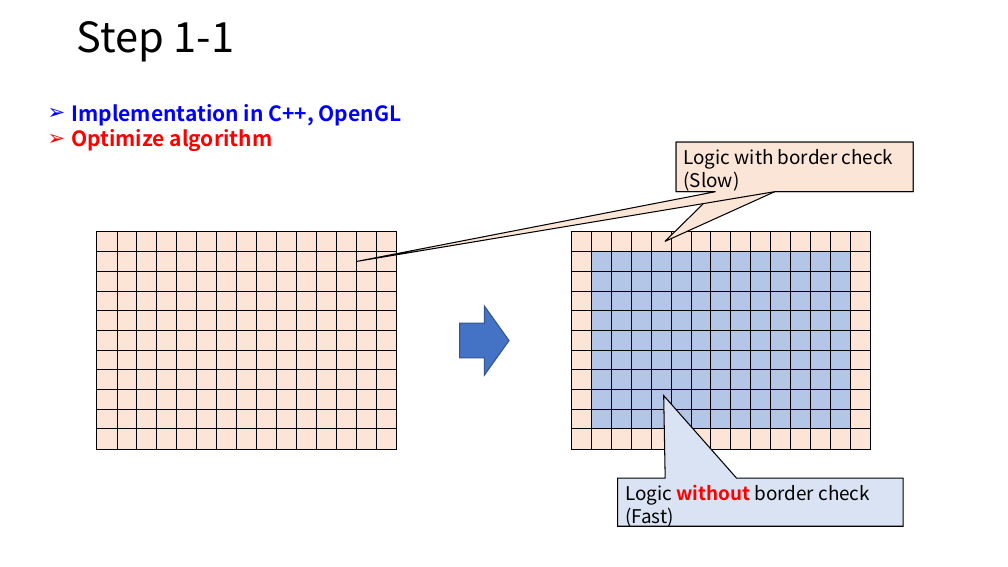
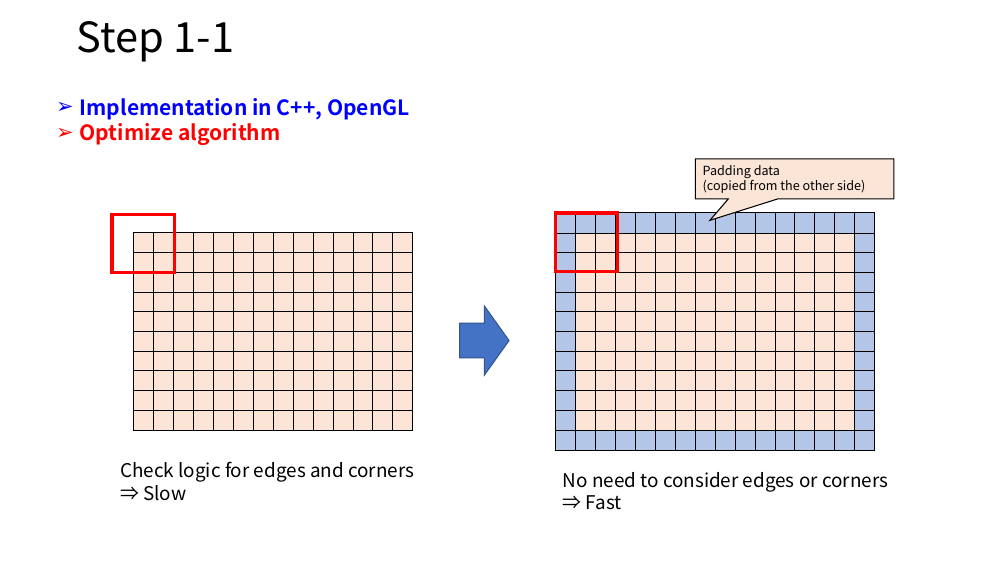
Before and after one commit to iwatake2222/FastGameOfLife, a slide deck: slide 5 of 00_doc/LifeGameFast.pptx. Drawn at 1008x567 pixels with LibreOffice and Linux fonts; fonts in the diff are those of the drawing. Boxes give left, top, right and bottom in pixels: in the first picture for what was removed or moved away, otherwise in the second. Text is boxed around its words. In the diff, an @@ line names an element or a change of style, - is before the commit and + after.

```diff
--- a/00_doc/LifeGameFast.pptx
+++ b/00_doc/LifeGameFast.pptx
@@ text "Implementation in C++, OpenGL": place and size @@
-text "Implementation in C++, OpenGL" at box(71, 104, 402, 151)
+text "Implementation in C++, OpenGL" at box(80, 98, 410, 145)
@@ speech box removed at box(676, 142, 913, 192) @@
-Logic with border check
-(Slow)
@@ speech box "Padding data": place and size @@
-speech box "Padding data" at box(676, 142, 913, 192)
+speech box "Padding data" at box(696, 159, 895, 199)
@@ speech box "Padding data" at box(696, 159, 895, 199): proportions changed @@
@@ text in speech box at box(703, 165, 865, 193): text changed; size 18 to 12 pt @@
-Logic with border check
-(Slow)
+Padding data
+(copied from the other side)
@@ rectangle added at box(112, 214, 174, 272), outline #FF0000 3 pt @@
@@ table at box(133, 233, 408, 430) @@
- |  |  |  |  |  |  |  |  |  |  |  |  |  | 
- |  |  |  |  |  |  |  |  |  |  |  |  |  | 
- |  |  |  |  |  |  |  |  |  |  |  |  |  | 
- |  |  |  |  |  |  |  |  |  |  |  |  |  | 
- |  |  |  |  |  |  |  |  |  |  |  |  |  | 
- |  |  |  |  |  |  |  |  |  |  |  |  |  | 
- |  |  |  |  |  |  |  |  |  |  |  |  |  | 
- |  |  |  |  |  |  |  |  |  |  |  |  |  | 
- |  |  |  |  |  |  |  |  |  |  |  |  |  | 
- |  |  |  |  |  |  |  |  |  |  |  |  |  | 
- |  |  |  |  |  |  |  |  |  |  |  |  |  | 
+ |  |  |  |  |  |  |  |  |  |  |  |  | 
+ |  |  |  |  |  |  |  |  |  |  |  |  | 
+ |  |  |  |  |  |  |  |  |  |  |  |  | 
+ |  |  |  |  |  |  |  |  |  |  |  |  | 
+ |  |  |  |  |  |  |  |  |  |  |  |  | 
+ |  |  |  |  |  |  |  |  |  |  |  |  | 
+ |  |  |  |  |  |  |  |  |  |  |  |  | 
+ |  |  |  |  |  |  |  |  |  |  |  |  | 
+ |  |  |  |  |  |  |  |  |  |  |  |  | 
+ |  |  |  |  |  |  |  |  |  |  |  |  | 
@@ table: place and size @@
-table at box(97, 232, 392, 450)
+table at box(133, 233, 408, 430)
@@ table at box(556, 212, 870, 451) @@
- |  |  |  |  |  |  |  |  |  |  |  |  |  | 
- |  |  |  |  |  |  |  |  |  |  |  |  |  | 
- |  |  |  |  |  |  |  |  |  |  |  |  |  | 
- |  |  |  |  |  |  |  |  |  |  |  |  |  | 
- |  |  |  |  |  |  |  |  |  |  |  |  |  | 
- |  |  |  |  |  |  |  |  |  |  |  |  |  | 
- |  |  |  |  |  |  |  |  |  |  |  |  |  | 
- |  |  |  |  |  |  |  |  |  |  |  |  |  | 
- |  |  |  |  |  |  |  |  |  |  |  |  |  | 
- |  |  |  |  |  |  |  |  |  |  |  |  |  | 
- |  |  |  |  |  |  |  |  |  |  |  |  |  | 
+ |  |  |  |  |  |  |  |  |  |  |  |  |  |  | 
+ |  |  |  |  |  |  |  |  |  |  |  |  |  |  | 
+ |  |  |  |  |  |  |  |  |  |  |  |  |  |  | 
+ |  |  |  |  |  |  |  |  |  |  |  |  |  |  | 
+ |  |  |  |  |  |  |  |  |  |  |  |  |  |  | 
+ |  |  |  |  |  |  |  |  |  |  |  |  |  |  | 
+ |  |  |  |  |  |  |  |  |  |  |  |  |  |  | 
+ |  |  |  |  |  |  |  |  |  |  |  |  |  |  | 
+ |  |  |  |  |  |  |  |  |  |  |  |  |  |  | 
+ |  |  |  |  |  |  |  |  |  |  |  |  |  |  | 
+ |  |  |  |  |  |  |  |  |  |  |  |  |  |  | 
+ |  |  |  |  |  |  |  |  |  |  |  |  |  |  | 
@@ table: place and size @@
-table at box(571, 232, 866, 450)
+table at box(556, 212, 870, 451)
@@ rectangle added at box(556, 213, 618, 271), outline #FF0000 3 pt @@
@@ text added at box(120, 461, 414, 501), 18 pt, text #000000 @@
+Check logic for edges and corners
+⇒ Slow
@@ text added at box(563, 472, 888, 510), 18 pt, text #000000 @@
+No need to consider edges or corners
+⇒ Fast
@@ speech box removed at box(618, 478, 904, 526) @@
-Logic without border check
-(Fast)
```
Also in this commit, not shown: 3 other slides changed, 2 slides added, 1 other file.
